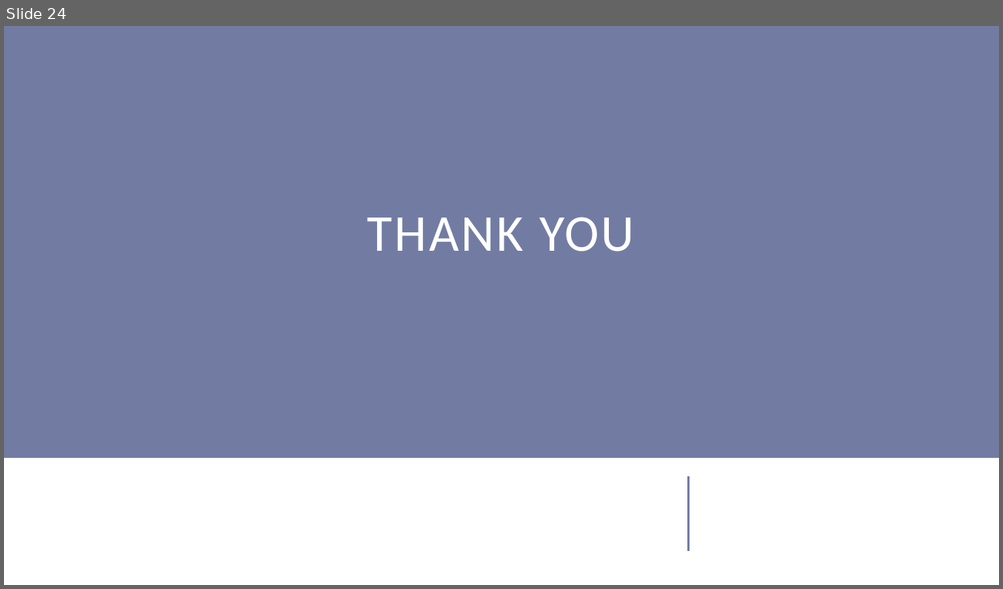
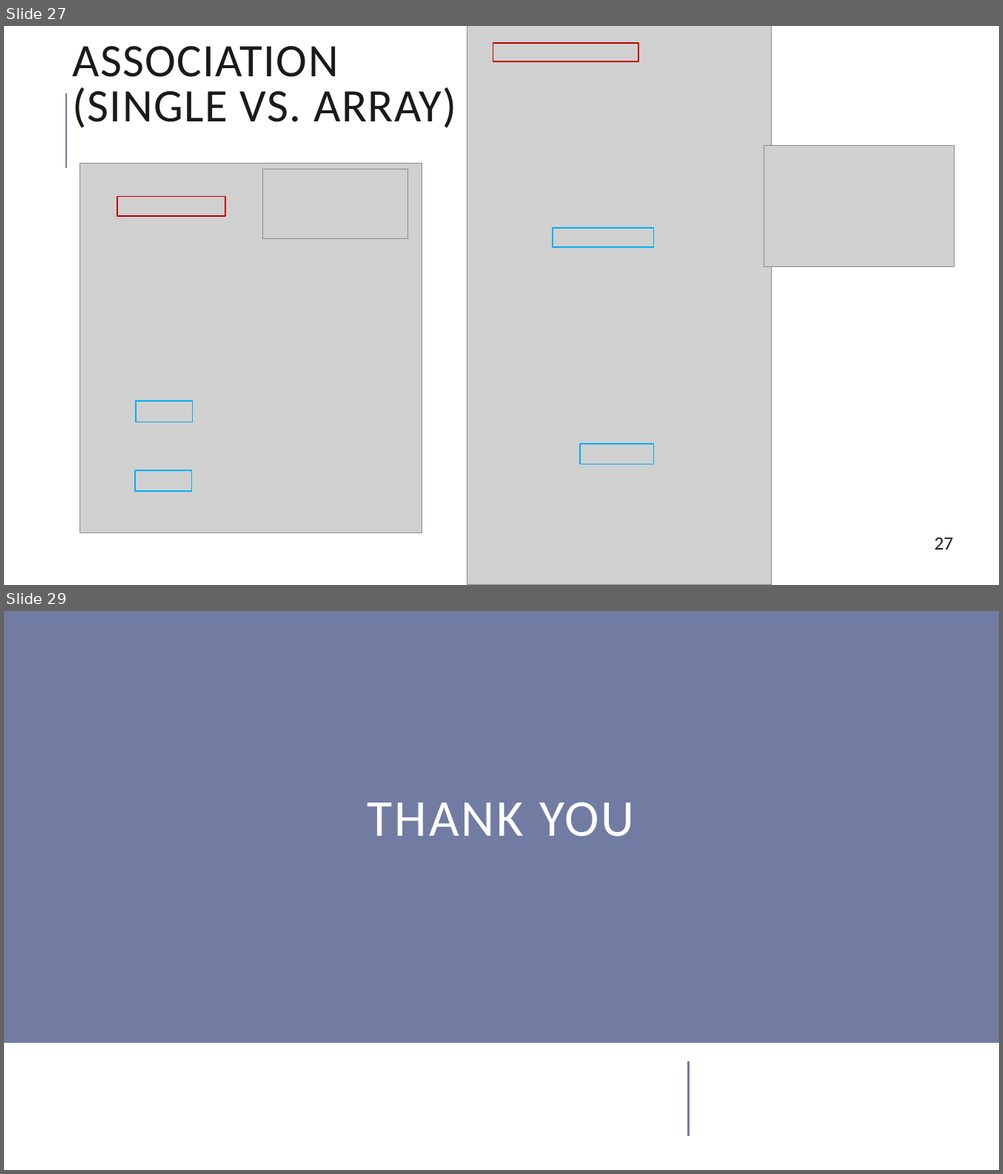
Before and after one commit to emaneng/mylegacy-oop-cpp, a slide deck: slides/1_Class Relations (Single & Arr Var).pptx. Shown one above the other, each under a label of ours: slide 24 before the commit, slides 27 and 29 after it; the slides between them are not shown. The pictures are 1003x589 and 1003x1174 pixels, drawn with LibreOffice and Linux fonts; fonts in the diff are those of the drawing; grey boxes stand for pictures. Boxes give left, top, right and bottom in pixels: in the first picture for what was removed or moved away, otherwise in the second. Text is boxed around its words. In the diff, an @@ line names an element or a change of style, - is before the commit and + after.

```diff
--- a/slides/1_Class Relations (Single & Arr Var).pptx
+++ b/slides/1_Class Relations (Single & Arr Var).pptx
@@ slide 27 added at (x1=4, y1=26, x2=999, y2=585), background #FFFFFF @@
@@ title added at (x1=72, y1=46, x2=457, y2=128), 45 pt, text #1A1A1A @@
+ASSOCIATION
+(SINGLE VS. ARRAY)
@@ picture added at (x1=467, y1=26, x2=771, y2=585) @@
@@ rectangle added at (x1=492, y1=42, x2=638, y2=61), outline #C00000 1.25 pt @@
@@ line added from (66, 168) to (66, 93), #727CA3 1.5 pt @@
@@ picture added at (x1=763, y1=145, x2=954, y2=267) @@
@@ picture added at (x1=80, y1=164, x2=422, y2=534) @@
@@ picture added at (x1=263, y1=170, x2=407, y2=238) @@
@@ rectangle added at (x1=117, y1=197, x2=225, y2=216), outline #C00000 1.25 pt @@
@@ rectangle added at (x1=552, y1=228, x2=654, y2=247), outline #00B0F0 1.25 pt @@
@@ rectangle added at (x1=136, y1=401, x2=193, y2=422), outline #00B0F0 1.25 pt @@
@@ rectangle added at (x1=580, y1=444, x2=654, y2=464), outline #00B0F0 1.25 pt @@
@@ rectangle added at (x1=135, y1=471, x2=192, y2=491), outline #00B0F0 1.25 pt @@
@@ page number added at (x1=934, y1=537, x2=953, y2=550), 18 pt, text #1A1A1A @@
+27
@@ what was slide 24 is now slide 29 @@
```
Also in this commit, not shown: 4 slides changed, 5 other slides added, 1 slide removed, 6 other files.
